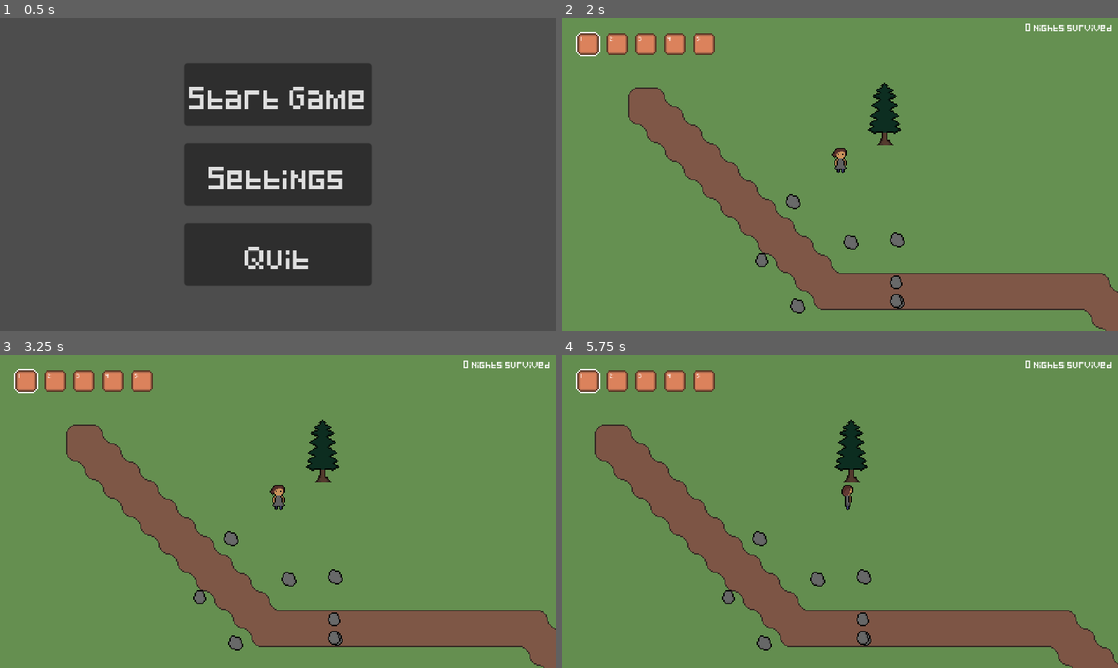
Above: before the commit, frames 1-4 (two rows, left to right).
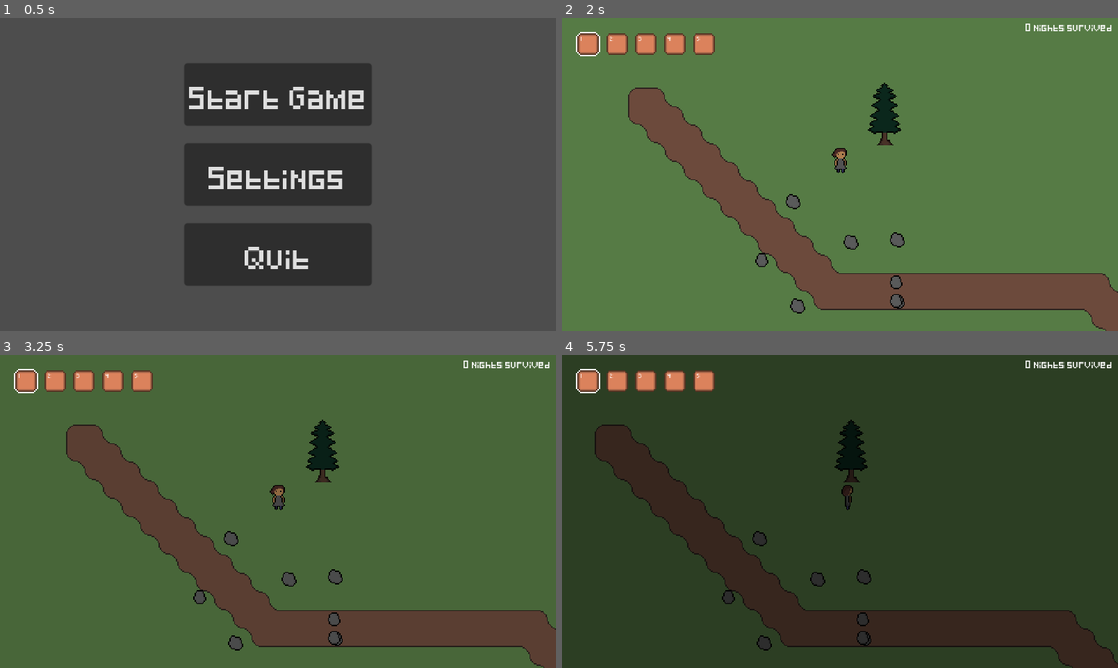
Above: after the commit, the same moments.

Repository: StormLight14/nightfall-mirror
Game: Godot game, scene res://menus/main/main_menu.tscn
Two runs of this game, one before a commit and one after it. Both use one fixed random seed, a clock stepped at 60 frames per second and the inputs below.
Inputs (mouse positions are in pixels of both pictures, inside the frame that each line leads up to):
- Up to frame 1 (0.5 s): no input
- Up to frame 2 (2 s): click "Start Game" at 0.5 s; click "1" at 1.25 s
- Up to frame 3 (3.25 s): click "2" at 2 s; click "3" at 2.75 s
- Up to frame 4 (5.75 s): click "4" at 3.5 s; click "5" at 4.25 s; tap Enter at 5 s; move the mouse to (962, 495) at 5.02 s; hold D (right) from 5.03 s (still down); tap N (turn_day) at 5.1 s; tap M (turn_night) at 5.3 s

Frame 1 is identical in both runs. In frame 2, less than 0.1% of the frame differs, in the area x 49-51%, y 42-48%; in frame 3, 97%; in frame 4, 98%, in the area x 0-100%, y 0-100%.
Error in both runs: Invalid access to property or key '<null>' on a base object of type 'Array'. (res://ui/inventory/inventory_slot.gd:46)

Commit message:
make stalker taller

Diff:
--- a/entities/stalker/stalker.gd
+++ b/entities/stalker/stalker.gd
@@ -8,7 +8,7 @@
 }
 
 const FOLLOW_SPEED := 500.0
-const ATTACK_SPEED := 3800.0
+const ATTACK_SPEED := 4500.0
 
 var state := STILL
 var player: CharacterBody2D = null
@@ -24,7 +24,7 @@
 		FOLLOWING:
 			velocity = direction * FOLLOW_SPEED * delta
 		FLEEING:
-			velocity = -direction * ATTACK_SPEED * 4 * delta
+			velocity = -direction * ATTACK_SPEED * 1.2 * delta
 		ATTACKING:
 			velocity = direction * ATTACK_SPEED * delta
 	move_and_slide()
--- a/entities/stalker/stalker.tscn
+++ b/entities/stalker/stalker.tscn
@@ -19,10 +19,10 @@
 }]
 
 [sub_resource type="CircleShape2D" id="CircleShape2D_imis1"]
-radius = 268.007
+radius = 281.028
 
 [sub_resource type="CircleShape2D" id="CircleShape2D_t4eke"]
-radius = 148.489
+radius = 172.003
 
 [node name="Stalker" type="CharacterBody2D"]
 script = ExtResource("1_ys522")
@@ -53,7 +53,7 @@
 
 [node name="FleeTimer" type="Timer" parent="."]
 unique_name_in_owner = true
-wait_time = 3.0
+wait_time = 5.0
 one_shot = true
 
 [connection signal="body_entered" from="FollowArea" to="." method="_on_follow_area_body_entered"]
--- a/scenes/main/island.gd
+++ b/scenes/main/island.gd
@@ -7,8 +7,7 @@
 	%Grass.update_full_tileset()
 	%Path.update_full_tileset()
 	daytime()
-	#%AnimationPlayer.speed_scale = 15 # for testing night
-	#%DaylightCycleTimer.wait_time /= 15
+	%AnimationPlayer.speed_scale = 20 # for testing night
 	%AnimationPlayer.play("turn_night")
 
 func _process(_delta) -> void:
@@ -30,16 +29,16 @@
 
 func _on_animation_player_animation_finished(anim_name: StringName) -> void:
 	if anim_name == "turn_day":
-		%DaylightCycleTimer.start()
+		%DayTimer.start()
 	elif anim_name == "turn_night":
-		%DaylightCycleTimer.start()
+		%NightTimer.start() # night ends when this timer finishes
 		is_day = false
 
-func _on_daylight_cycle_timer_timeout() -> void:
-	if is_day:
-		%AnimationPlayer.play("turn_night")
-	else:
-		is_day = true
-		Player.nights_survived += 1
-		Player.night_ended.emit()
-		%AnimationPlayer.play("turn_day")
+func _on_night_timer_timeout() -> void:
+	is_day = true
+	Player.nights_survived += 1
+	Player.night_ended.emit()
+	%AnimationPlayer.play("turn_day")
+
+func _on_day_timer_timeout() -> void:
+	%AnimationPlayer.play("turn_night")
--- a/scenes/main/island.tscn
+++ b/scenes/main/island.tscn
@@ -360,7 +360,12 @@
 "": SubResource("AnimationLibrary_2jo8t")
 }
 
-[node name="DaylightCycleTimer" type="Timer" parent="."]
+[node name="NightTimer" type="Timer" parent="."]
+unique_name_in_owner = true
+wait_time = 45.0
+one_shot = true
+
+[node name="DayTimer" type="Timer" parent="."]
 unique_name_in_owner = true
 wait_time = 30.0
 one_shot = true
@@ -369,6 +374,7 @@
 position = Vector2(240, 176)
 
 [connection signal="animation_finished" from="AnimationPlayer" to="." method="_on_animation_player_animation_finished"]
-[connection signal="timeout" from="DaylightCycleTimer" to="." method="_on_daylight_cycle_timer_timeout"]
+[connection signal="timeout" from="NightTimer" to="." method="_on_night_timer_timeout"]
+[connection signal="timeout" from="DayTimer" to="." method="_on_day_timer_timeout"]
 
 [editable path="Objects/Player"]
Binary file changed: entities/stalker/stalker_static.png
